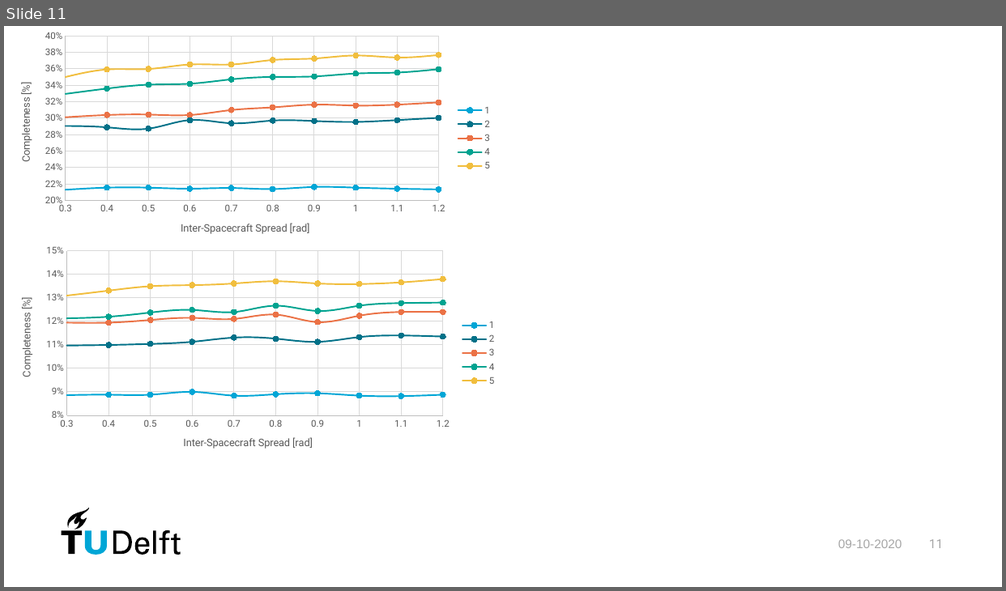
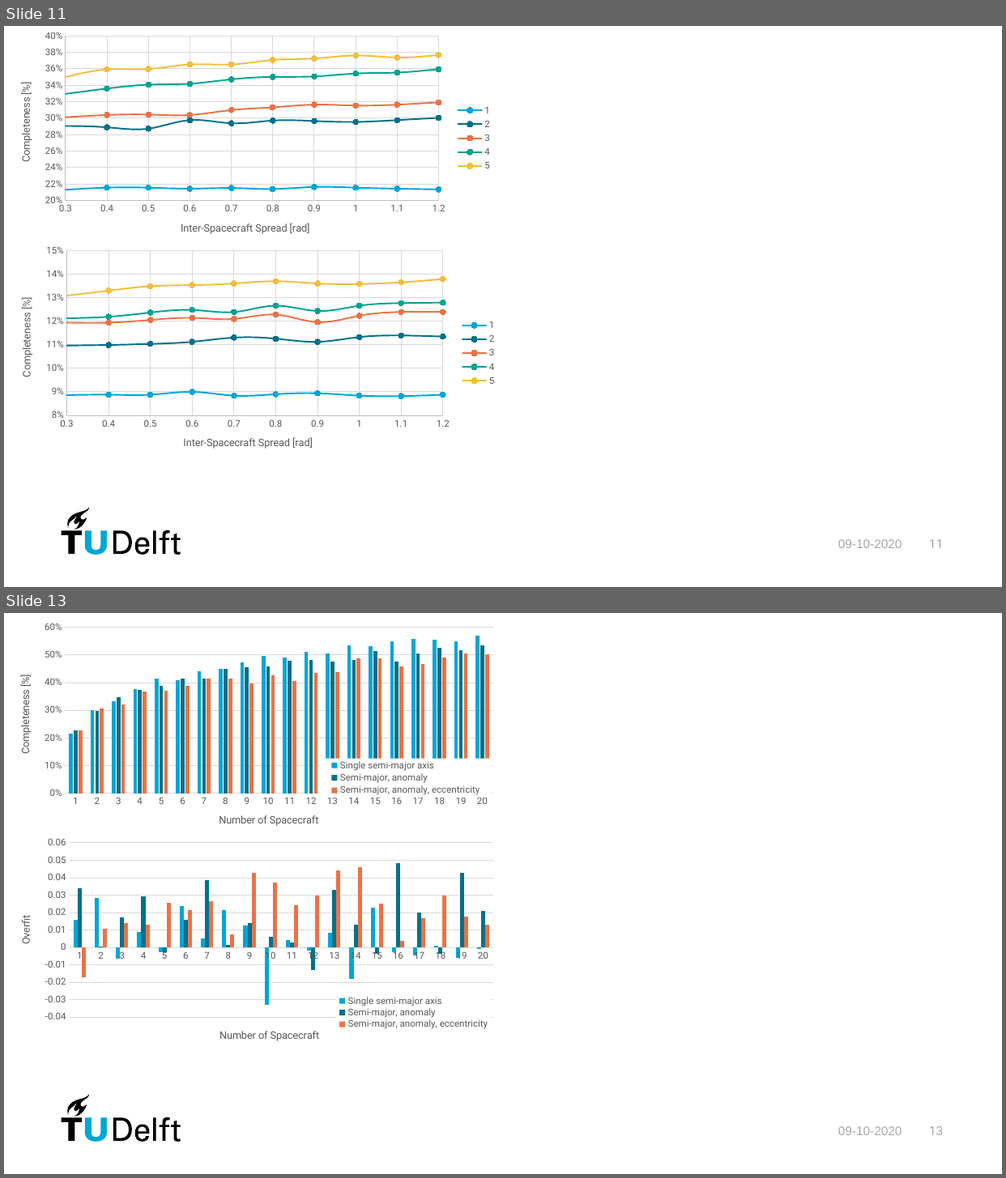
Before and after one commit to ArjanVermeulen97/thesis-report, a slide deck: graphmaking/grafieken.pptx. Shown one above the other, each under a label of ours: slide 11 before the commit, slides 11 and 13 after it; the slides between them are not shown. The pictures are 1006x591 and 1006x1178 pixels, drawn with LibreOffice and Linux fonts; fonts in the diff are those of the drawing. Boxes give left, top, right and bottom in pixels: in the first picture for what was removed or moved away, otherwise in the second. Text is boxed around its words. In the diff, an @@ line names an element or a change of style, - is before the commit and + after.

```diff
--- a/graphmaking/grafieken.pptx
+++ b/graphmaking/grafieken.pptx
@@ slide 13 added at [4,613,1002,1174], background #FFFFFF; not listed: 8 template elements that a slide beside it also shows @@
@@ column chart added at [4,618,503,842] @@
+categories: 1, 2, 3, 4, 5, 6, 7, 8, 9, 10, 11, 12, 13, 14, 15, 16, 17, 18, 19, 20
+Single semi-major axis: 0.22, 0.3, 0.33, 0.38, 0.41, 0.41, 0.44, 0.45, 0.47, 0.5, 0.49, 0.51, 0.51, 0.53, 0.53, 0.55, 0.56, 0.56, 0.55, 0.57
+Semi-major, anomaly: 0.23, 0.3, 0.35, 0.37, 0.39, 0.42, 0.41, 0.45, 0.46, 0.46, 0.48, 0.48, 0.48, 0.48, 0.51, 0.47, 0.51, 0.52, 0.52, 0.54
+Semi-major, anomaly, eccentricity: 0.23, 0.31, 0.32, 0.37, 0.37, 0.39, 0.42, 0.42, 0.4, 0.43, 0.41, 0.43, 0.44, 0.49, 0.49, 0.46, 0.47, 0.49, 0.5, 0.5
@@ column chart added at [4,833,503,1058] @@
+categories: 1, 2, 3, 4, 5, 6, 7, 8, 9, 10, 11, 12, 13, 14, 15, 16, 17, 18, 19, 20
+Single semi-major axis: 0.016, 0.029, -0.006, 0.009, -0.003, 0.024, 0.005, 0.021, 0.013, -0.033, 0.004, -0.002, 0.009, -0.018, 0.023, -0.003, -0.005, 0.001, -0.006, -0.001
+Semi-major, anomaly: 0.034, 0.001, 0.017, 0.029, -0.003, 0.016, 0.038, 0.001, 0.014, 0.006, 0.003, -0.013, 0.033, 0.013, -0.004, 0.048, 0.02, -0.004, 0.043, 0.021
+Semi-major, anomaly, eccentricity: -0.017, 0.011, 0.014, 0.013, 0.025, 0.021, 0.026, 0.007, 0.043, 0.037, 0.024, 0.03, 0.044, 0.046, 0.025, 0.004, 0.017, 0.03, 0.018, 0.013
@@ text added at [838,1127,902,1135], 12 pt, text #A6A6A6 @@
+09-10-2020
@@ page number added at [929,1127,943,1135], 12 pt, text #A6A6A6 @@
+13
```
Also in this commit, not shown: 2 other slides added, 8 other files.
